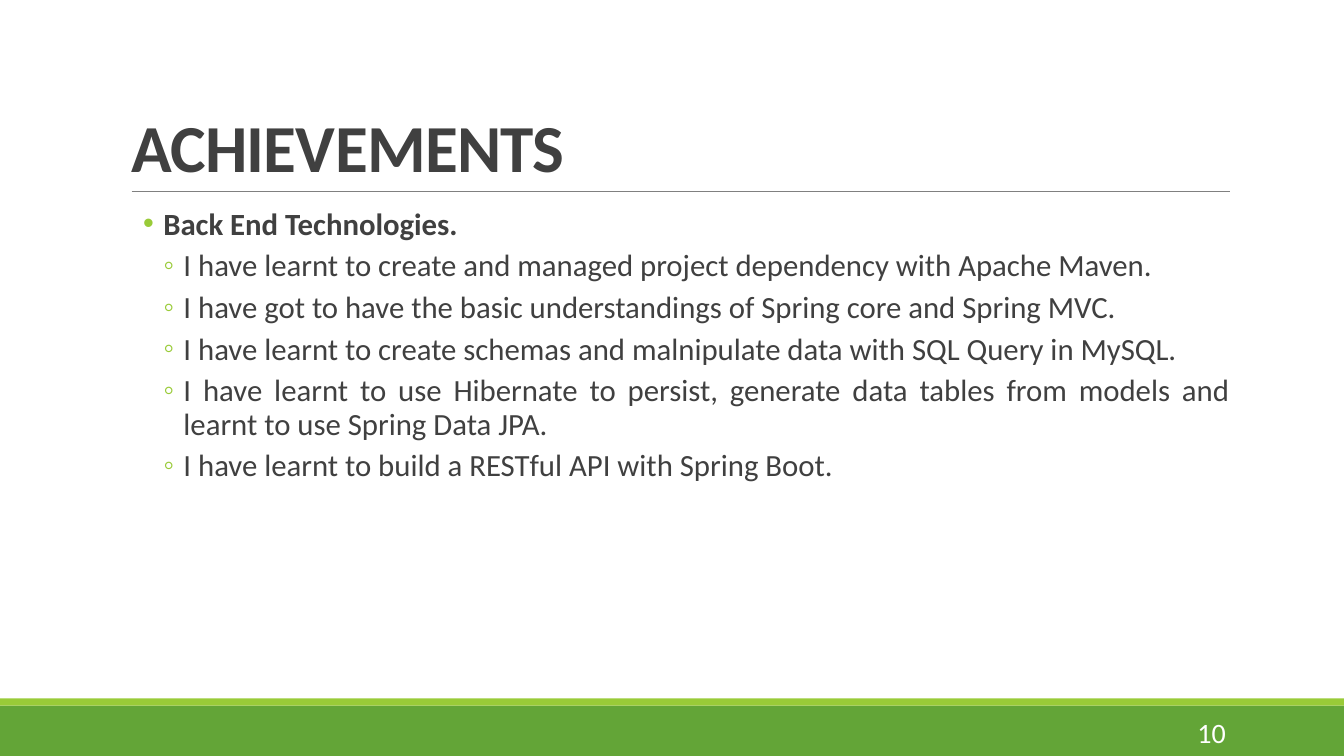
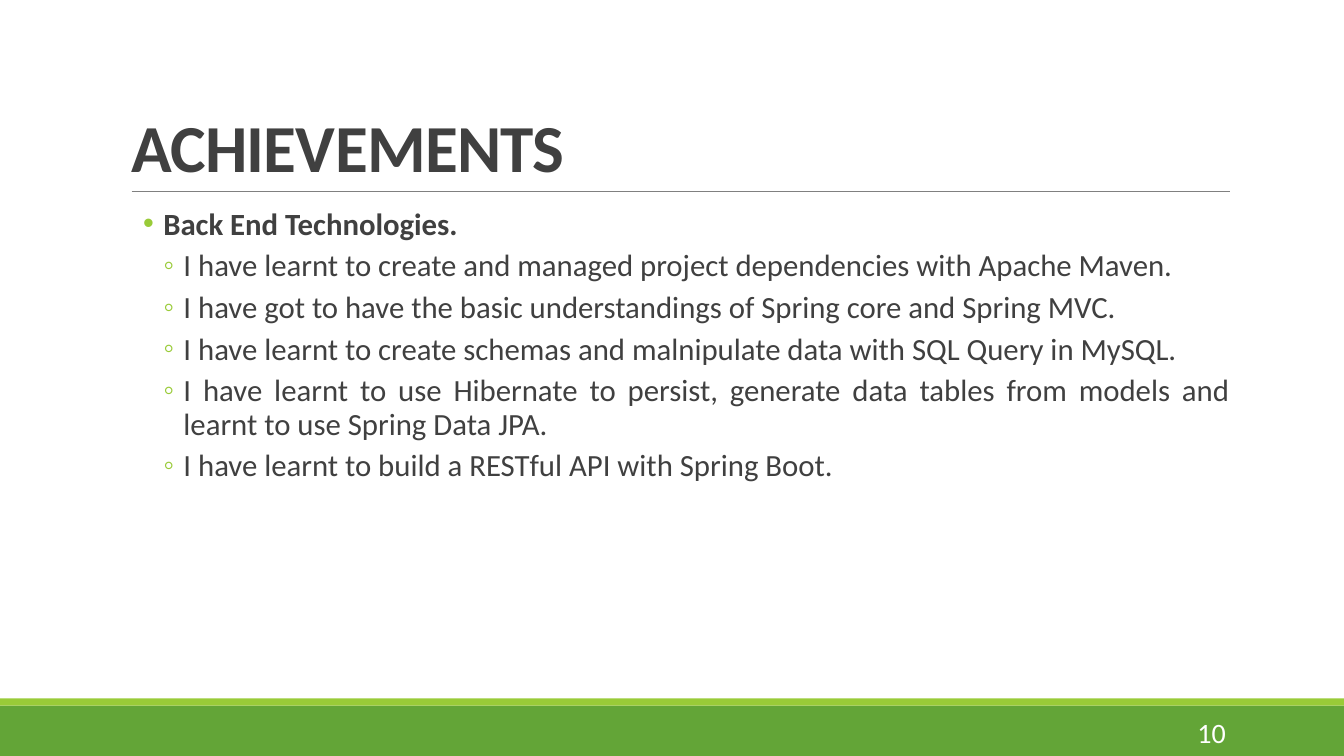
Before and after one commit to nhatquang9198/Restaurant-Booking-System, a slide deck: slide 10 of presentation.pptx. Drawn at 1344x756 pixels with LibreOffice and Linux fonts; fonts in the diff are those of the drawing. Boxes give left, top, right and bottom in pixels: in the first picture for what was removed or moved away, otherwise in the second. Text is boxed around its words. In the diff, an @@ line names an element or a change of style, - is before the commit and + after.

```diff
--- a/presentation.pptx
+++ b/presentation.pptx
@@ text at [183,254,1172,282]: text changed @@
-    ◦ I have learnt to create and managed project dependency with Apache Maven.
+    ◦ I have learnt to create and managed project dependencies with Apache Maven.
```
Also in this commit, not shown: 3 other slides changed, 1 slide added, 3 other files.
